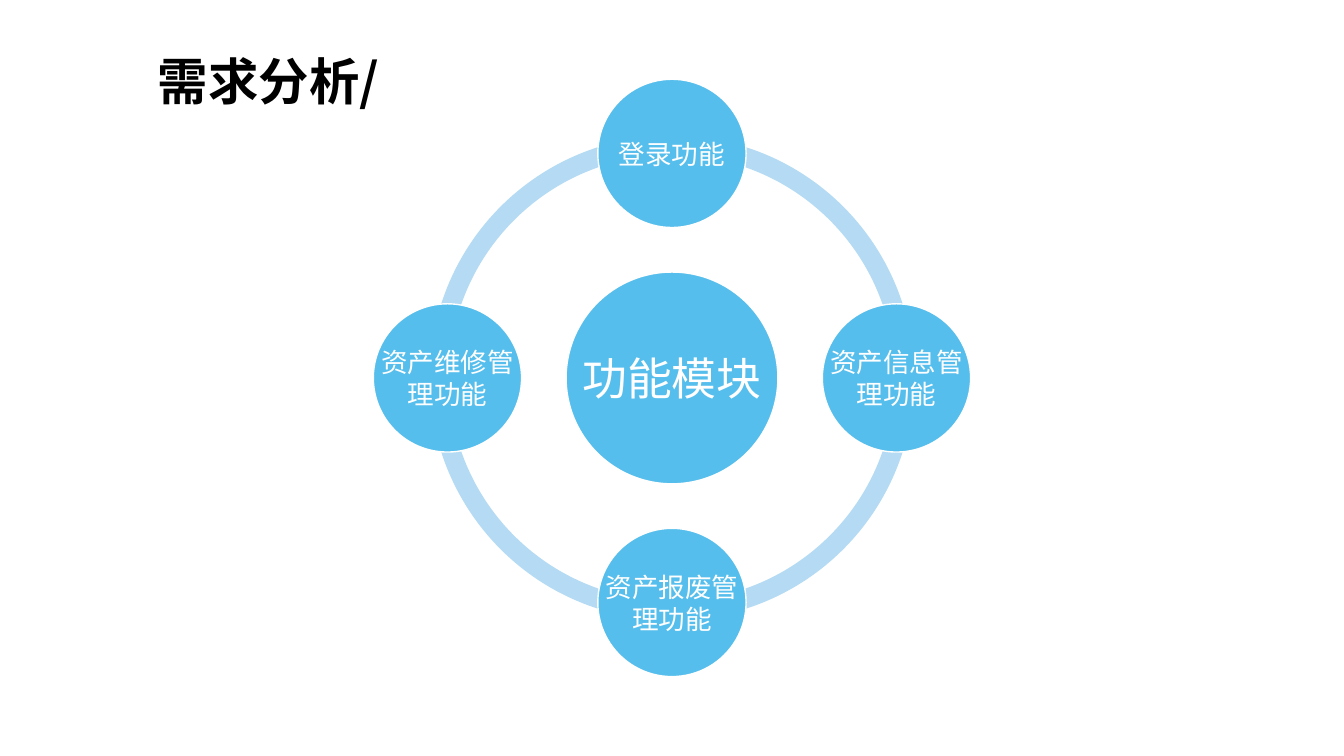
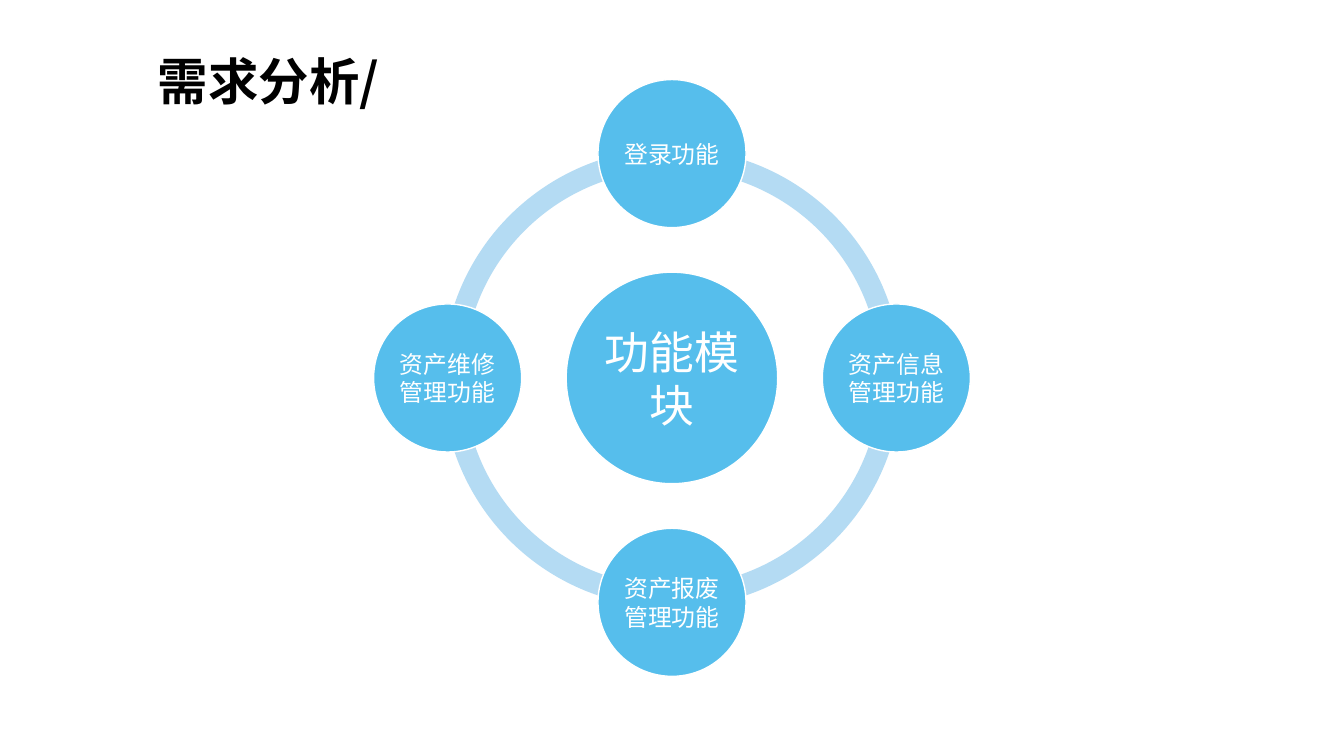
Before and after one commit to upc2018-2019-3/Team17Proj, a slide deck: slide 9 of 固定资产管理系统-17.pptx. Drawn at 1344x756 pixels with LibreOffice and Linux fonts; fonts in the diff are those of the drawing; background and template pictures are left out. Boxes give left, top, right and bottom in pixels: in the first picture for what was removed or moved away, otherwise in the second. Text is boxed around its words. In the diff, an @@ line names an element or a change of style, - is before the commit and + after.

```diff
--- a/固定资产管理系统-17.pptx
+++ b/固定资产管理系统-17.pptx
@@ arch (boxed as its full ring) resized from (x1=430, y1=136, x2=914, y2=621) to (x1=443, y1=148, x2=902, y2=608) @@
@@ proportions changed in 4 elements at (x1=443, y1=148, x2=902, y2=608), (x1=443, y1=148, x2=902, y2=608), (x1=443, y1=148, x2=902, y2=608), (x1=443, y1=148, x2=902, y2=608) @@
@@ arch (boxed as its full ring) resized from (x1=430, y1=136, x2=914, y2=621) to (x1=443, y1=148, x2=902, y2=608) @@
@@ arch (boxed as its full ring) resized from (x1=430, y1=136, x2=914, y2=621) to (x1=443, y1=148, x2=902, y2=608) @@
@@ arch (boxed as its full ring) resized from (x1=430, y1=136, x2=914, y2=621) to (x1=443, y1=148, x2=902, y2=608) @@
@@ text "资产维修管理功能" moved from (x1=381, y1=345, x2=514, y2=406) to (x1=400, y1=353, x2=495, y2=403) @@
@@ text "功能模块" rewrapped from (x1=582, y1=357, x2=761, y2=399) to (x1=605, y1=331, x2=739, y2=426) @@
@@ text "资产信息管理功能" moved from (x1=830, y1=345, x2=963, y2=406) to (x1=849, y1=353, x2=944, y2=403) @@
@@ size 19 to 17 pt in 4 elements at (x1=849, y1=353, x2=944, y2=403), (x1=400, y1=353, x2=495, y2=403), (x1=624, y1=143, x2=719, y2=165), (x1=624, y1=577, x2=719, y2=628) @@
@@ text "资产报废管理功能" moved from (x1=606, y1=569, x2=739, y2=631) to (x1=624, y1=577, x2=719, y2=628) @@
```
Also in this commit, not shown: 3 other slides changed, 1 slide added, 1 other file.
